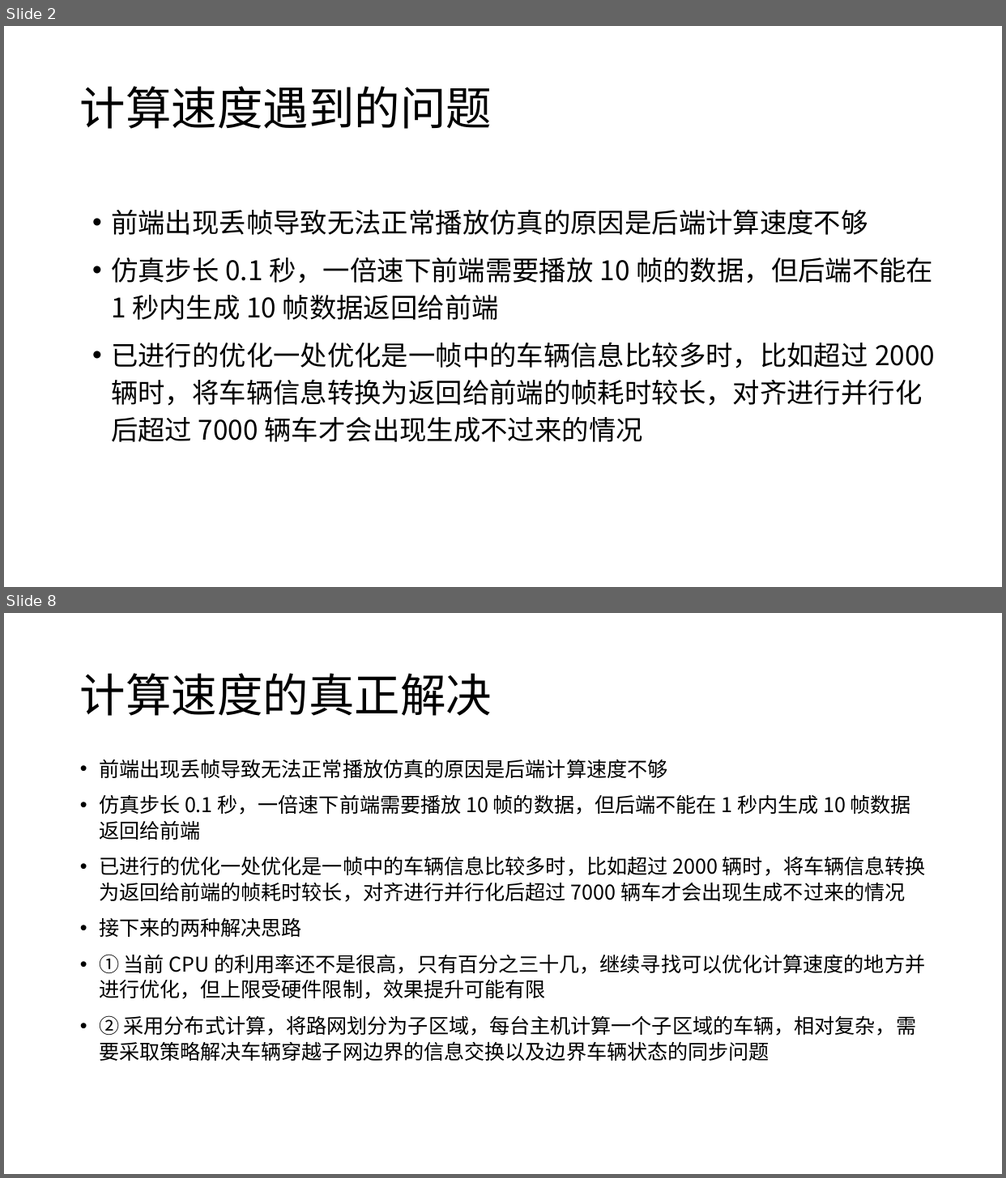
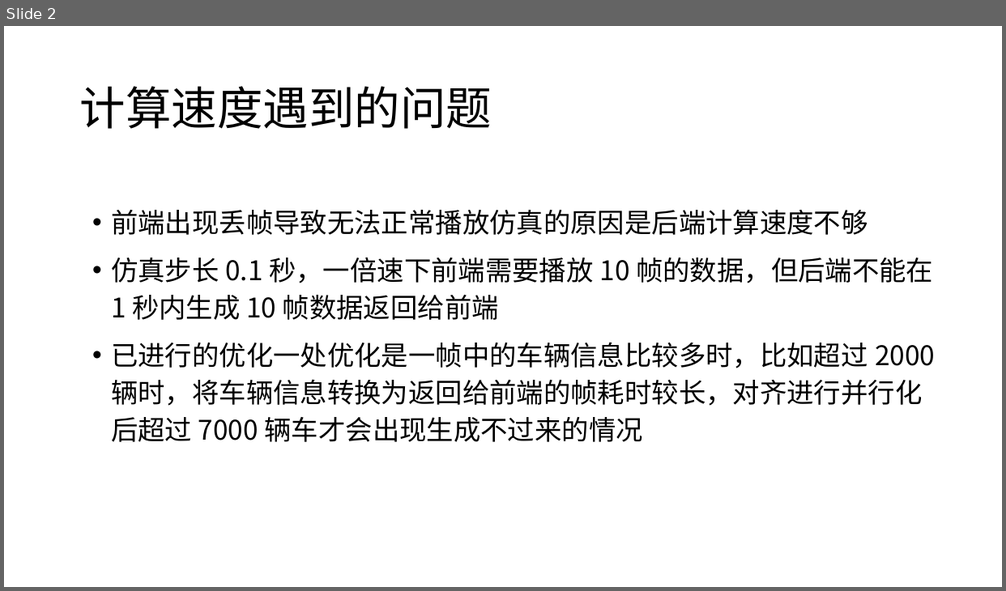
Before and after one commit to pangliangzju/sucsoft-lzjt, a slide deck: 计算速度的解决思路.pptx. Shown one above the other, each under a label of ours: slides 2 and 8 before the commit, slide 2 after it; the slides between them are not shown. The pictures are 1006x1178 and 1006x591 pixels, drawn with LibreOffice and Linux fonts; fonts in the diff are those of the drawing. Boxes give left, top, right and bottom in pixels: in the first picture for what was removed or moved away, otherwise in the second. Text is boxed around its words. In the diff, an @@ line names an element or a change of style, - is before the commit and + after.

```diff
--- a/计算速度的解决思路.pptx
+++ b/计算速度的解决思路.pptx
@@ slide 8 removed at (4, 613, 1002, 1174), background #FFFFFF @@
@@ title removed at (80, 673, 492, 716) @@
-计算速度的真正解决
@@ text removed at (99, 760, 926, 1061) @@
-• 前端出现丢帧导致无法正常播放仿真的原因是后端计算速度不够
-• 仿真步长 0.1 秒，一倍速下前端需要播放 10 帧的数据，但后端不能在 1 秒内生成 10 帧数据返回给前端
-• 已进行的优化一处优化是一帧中的车辆信息比较多时，比如超过 2000 辆时，将车辆信息转换为返回给前端的帧耗时较长，对齐进行并行化后超过 7000 辆车才会出现生成不过来的情况
-• 接下来的两种解决思路
-• ① 当前 CPU 的利用率还不是很高，只有百分之三十几，继续寻找可以优化计算速度的地方并进行优化，但上限受硬件限制，效果提升可能有限
-• ② 采用分布式计算，将路网划分为子区域，每台主机计算一个子区域的车辆，相对复杂，需要采取策略解决车辆穿越子网边界的信息交换以及边界车辆状态的同步问题
```
Also in this commit, not shown: 4 slides changed, 2 other slides removed, 1 other file.
